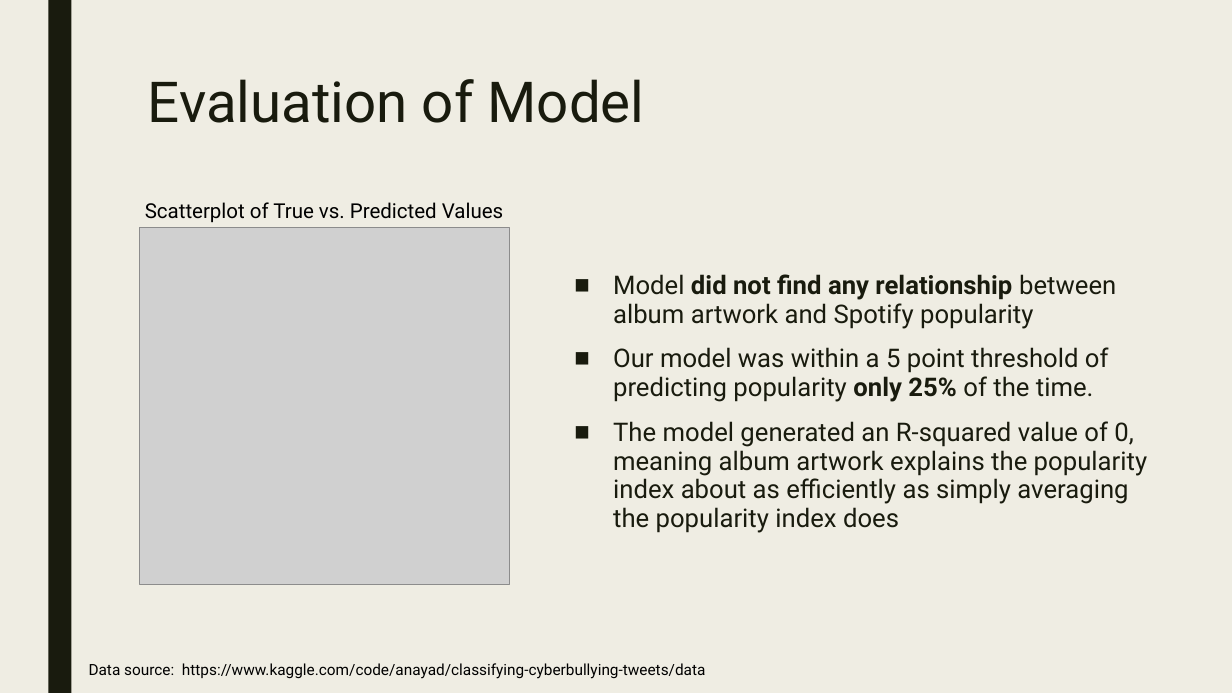
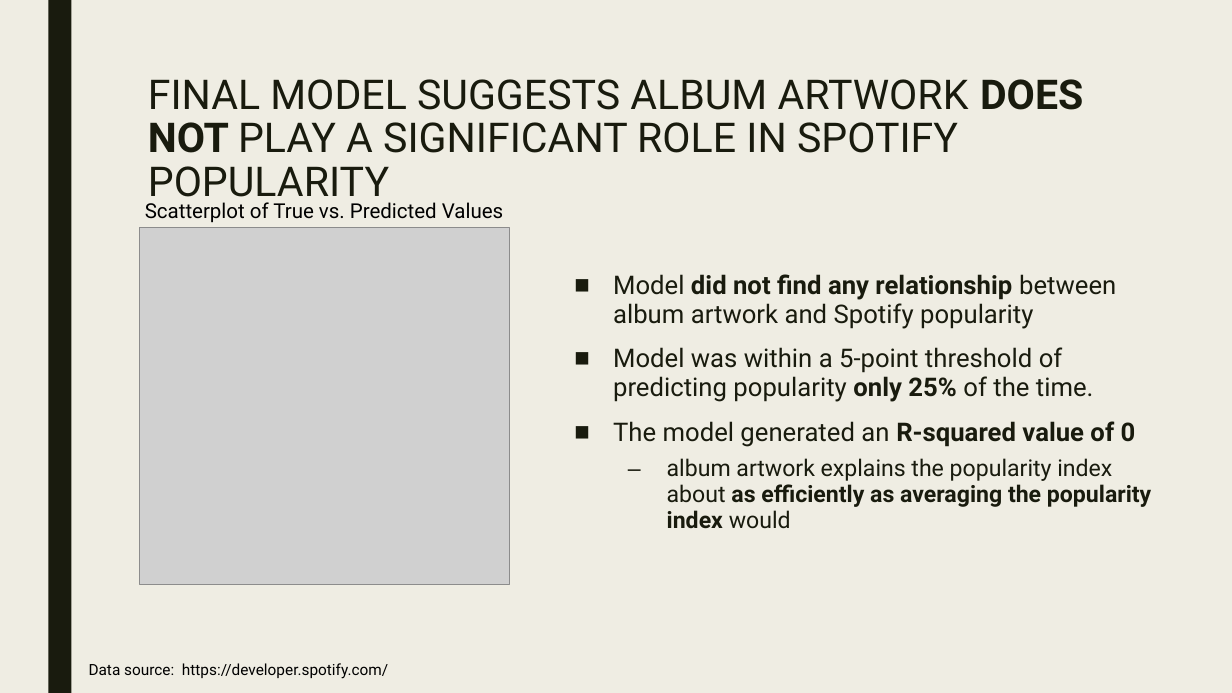
Before and after one commit to sabinabains/dsc-capstone, a slide deck: slide 7 of predicting_song_popularity_by_album_artwork.pptx. Drawn at 1232x693 pixels with LibreOffice and Linux fonts; fonts in the diff are those of the drawing; grey boxes stand for pictures. Boxes give left, top, right and bottom in pixels: in the first picture for what was removed or moved away, otherwise in the second. Text is boxed around its words. In the diff, an @@ line names an element or a change of style, - is before the commit and + after.

```diff
--- a/predicting_song_popularity_by_album_artwork.pptx
+++ b/predicting_song_popularity_by_album_artwork.pptx
@@ title at [148, 79, 1083, 207]: text changed; size 44 to 32 pt @@
-Evaluation of Model
+FINAL MODEL SUGGESTS ALBUM ARTWORK DOES NOT PLAY A SIGNIFICANT ROLE IN SPOTIFY POPULARITY
@@ text at [613, 347, 1151, 529]: text changed @@
-■ Our model was within a 5 point threshold of predicting popularity only 25% of the time.
-■ The model generated an R-squared value of 0, meaning album artwork explains the popularity index about as efficiently as simply averaging the popularity index does
+■ Model was within a 5-point threshold of predicting popularity only 25% of the time.
+■ The model generated an R-squared value of 0
+  – album artwork explains the popularity index about as efficiently as averaging the popularity index would
@@ text at [89, 663, 388, 679]: text changed @@
-Data source: https://www.kaggle.com/code/anayad/classifying-cyberbullying-tweets/data
+Data source: https://developer.spotify.com/
```
Also in this commit, not shown: 6 other slides changed, 1 other file.
